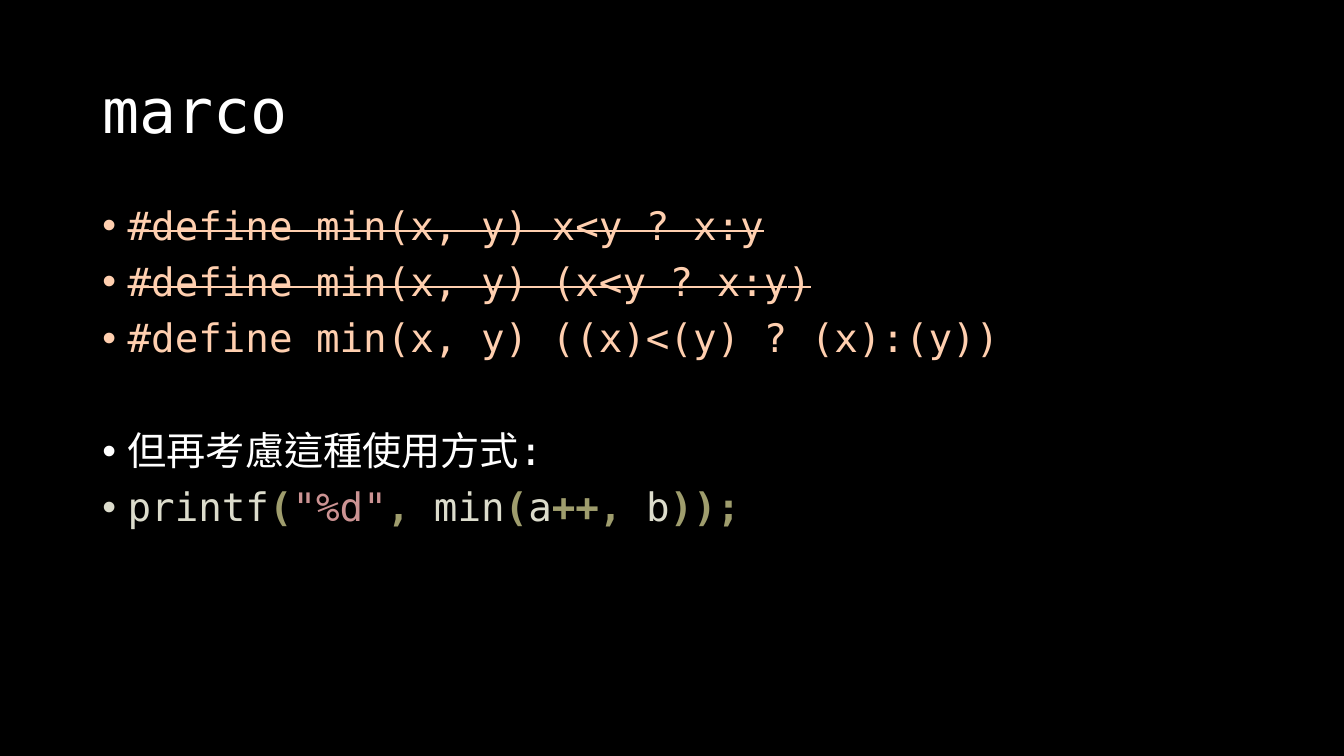
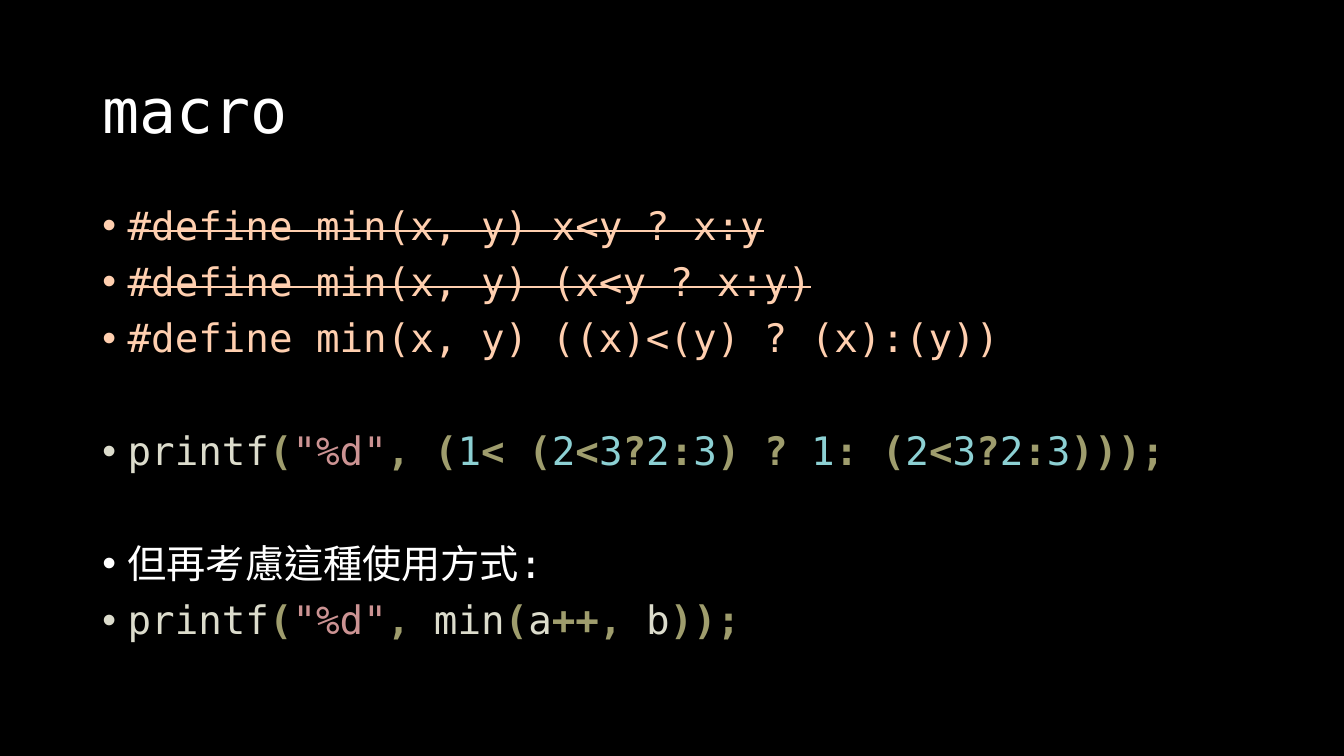
Before and after one commit to OEmiliatanO/those_c_prog_didnt_teach, a slide deck: slide 47 of Ch1/Ch1-basic.pptx (slide 46 before the commit). Drawn at 1344x756 pixels with LibreOffice and Linux fonts; fonts in the diff are those of the drawing. Boxes give left, top, right and bottom in pixels: in the first picture for what was removed or moved away, otherwise in the second. Text is boxed around its words. In the diff, an @@ line names an element or a change of style, - is before the commit and + after.

```diff
--- a/Ch1/Ch1-basic.pptx
+++ b/Ch1/Ch1-basic.pptx
@@ title at [102,98,287,134]: text changed @@
-marco
+macro
@@ text at [128,435,1165,473]: paragraph added @@
+• printf("%d", (1< (2<3?2:3) ? 1: (2<3?2:3)));
```
Also in this commit, not shown: 38 other slides changed, 7 slides added, 5 other files.
